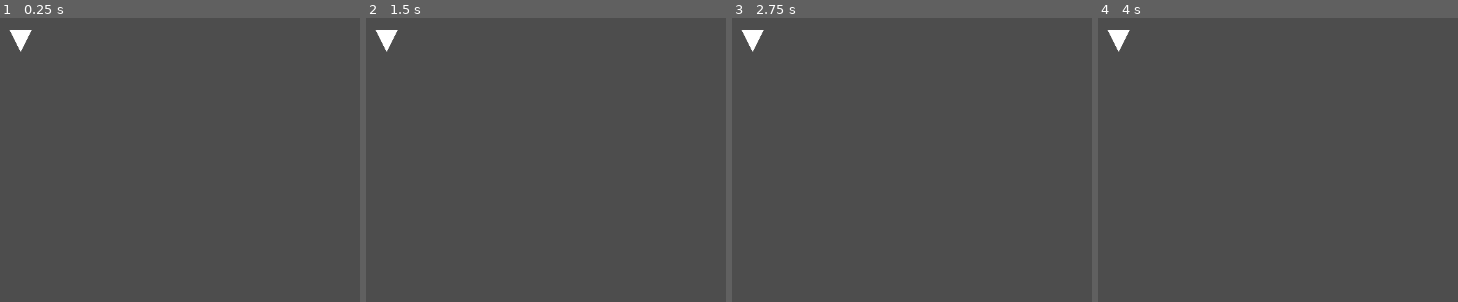
Above: before the commit, frames 1-4 (left to right).
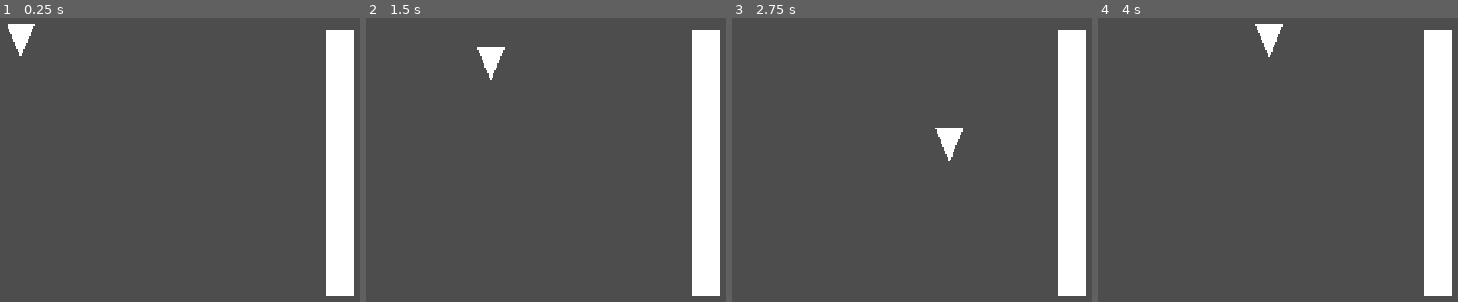
Above: after the commit, the same moments.

Repository: JustinBJ-Dev/Untitled-Stealth-Game-For-School
Game: Godot game, scene res://test.tscn
Same seed, same stepped clock (60 frames per second), same inputs: the game is played once before the commit and once after it.
Inputs:
- Up to frame 1 (0.25 s): no input
- Up to frame 2 (1.5 s): tap Enter at 0.5 s; hold D (input_right) 0.53-1.28 s; hold S (input_down) from 1.28 s (still down)
- Up to frame 3 (2.75 s): release S (input_down) at 2.03 s; hold D (input_right) from 2.03 s (still down)
- Up to frame 4 (4 s): release D (input_right) at 2.78 s; hold W (input_up) 2.78-3.53 s; hold A (input_left) from 3.53 s (still down)

The runs differ from the first frame. In frame 1, 7.5% of the frame differs, in the area x 2-99%, y 2-98%; in frame 2, 8.0%; in frame 3, 8.0%, in the area x 2-99%, y 4-98%; in frame 4, 8.0%.

Commit message:
Updated game settings

Diff:
--- a/untitled-stealth-game/player.gd
+++ b/untitled-stealth-game/player.gd
@@ -1,8 +1,13 @@
 class_name  player extends CharacterBody2D
 
+var dirX: float
+var dirY: float
 
-const SPEED = 300.0
-const JUMP_VELOCITY = -400.0
+var playerInput  : Array
+
+func _process(delta):
+	dirX = Input.get_axis("input_left", "input_right")
+	dirY = Input.get_axis("input_up", "input_down")
 
 
 func _physics_process(delta: float) -> void:
--- a/untitled-stealth-game/player.tscn
+++ b/untitled-stealth-game/player.tscn
@@ -9,28 +9,33 @@
 
 [sub_resource type="CapsuleShape2D" id="CapsuleShape2D_t5fij"]
 radius = 8.0
-height = 16.0
+height = 32.0
 
 [node name="player" type="CharacterBody2D" unique_id=1967735014]
 script = ExtResource("1_onrkg")
 
 [node name="MeshInstance2D" type="MeshInstance2D" parent="." unique_id=1059612354]
-scale = Vector2(32, 32)
+scale = Vector2(40, 48.000004)
 mesh = SubResource("PrismMesh_p7o00")
 
 [node name="CollisionShape2D" type="CollisionShape2D" parent="." unique_id=1875369770]
 position = Vector2(0, -8)
 shape = SubResource("CapsuleShape2D_t5fij")
 
-[node name="StateMachine" type="Node" parent="." unique_id=557996560]
+[node name="StateMachine" type="Node" parent="." unique_id=557996560 node_paths=PackedStringArray("initail_state")]
 script = ExtResource("2_i3pqv")
+initail_state = NodePath("Idle")
 metadata/_custom_type_script = "uid://blokt4d45eotq"
 
-[node name="Idle" type="Node" parent="StateMachine" unique_id=1225486931 node_paths=PackedStringArray("player_")]
+[node name="Idle" type="Node" parent="StateMachine" unique_id=1225486931 node_paths=PackedStringArray("Run_State", "player_")]
 script = ExtResource("3_hqtel")
+Run_State = NodePath("../Run")
 player_ = NodePath("../..")
 metadata/_custom_type_script = "uid://dsf7qrj7tkjvj"
 
-[node name="Run" type="Node" parent="StateMachine" unique_id=1439257435]
+[node name="Run" type="Node" parent="StateMachine" unique_id=1439257435 node_paths=PackedStringArray("Idle_State", "player_")]
 script = ExtResource("4_sweqy")
+Idle_State = NodePath("../Idle")
+SPEED = 200
+player_ = NodePath("../..")
 metadata/_custom_type_script = "uid://dsf7qrj7tkjvj"
--- a/untitled-stealth-game/player_idle.gd
+++ b/untitled-stealth-game/player_idle.gd
@@ -1 +1,12 @@
 extends PlayerState
+
+@export var Run_State : PlayerState
+
+func update(delta: float) -> void:
+	if player_.dirX != 0 or player_.dirY != 0:
+		switch_state.emit(Run_State)
+		pass
+
+func physics_update(delta: float) -> void:
+	player_.velocity.x = 0
+	player_.velocity.y = 0
--- a/untitled-stealth-game/player_run.gd
+++ b/untitled-stealth-game/player_run.gd
@@ -1 +1,14 @@
 extends PlayerState
+
+@export var Idle_State : PlayerState
+
+@export_category("Properties")
+@export var SPEED : int = 300
+
+func update(delta: float) -> void:
+	if player_.dirX == 0 && player_.dirY == 0:
+		switch_state.emit(Idle_State)
+
+func physics_update(delta: float) -> void:
+	player_.velocity.x = SPEED * player_.dirX
+	player_.velocity.y = SPEED * player_.dirY
--- a/untitled-stealth-game/project.godot
+++ b/untitled-stealth-game/project.godot
@@ -18,7 +18,7 @@
 [display]
 
 window/size/mode=2
-window/stretch/mode="viewport"
+window/stretch/mode="canvas_items"
 
 [input]
 
--- a/untitled-stealth-game/test.tscn
+++ b/untitled-stealth-game/test.tscn
@@ -1,8 +1,25 @@
 [gd_scene format=3 uid="uid://bccm00g6m5xoe"]
 
 [ext_resource type="PackedScene" uid="uid://b2huk5v86713o" path="res://player.tscn" id="1_37kl0"]
+
+[sub_resource type="QuadMesh" id="QuadMesh_hxrvi"]
+
+[sub_resource type="RectangleShape2D" id="RectangleShape2D_p7o00"]
+size = Vector2(40, 384)
 
 [node name="Test" type="Node2D" unique_id=1374419755]
 
 [node name="player" parent="." unique_id=1967735014 instance=ExtResource("1_37kl0")]
 position = Vector2(168, 144)
+
+[node name="StaticBody2D" type="StaticBody2D" parent="." unique_id=11642355]
+position = Vector2(608, 128)
+
+[node name="MeshInstance2D" type="MeshInstance2D" parent="StaticBody2D" unique_id=1380486816]
+position = Vector2(19.750002, 191.75)
+scale = Vector2(40.500004, 384.5)
+mesh = SubResource("QuadMesh_hxrvi")
+
+[node name="CollisionShape2D" type="CollisionShape2D" parent="StaticBody2D" unique_id=438196707]
+position = Vector2(20, 192)
+shape = SubResource("RectangleShape2D_p7o00")
